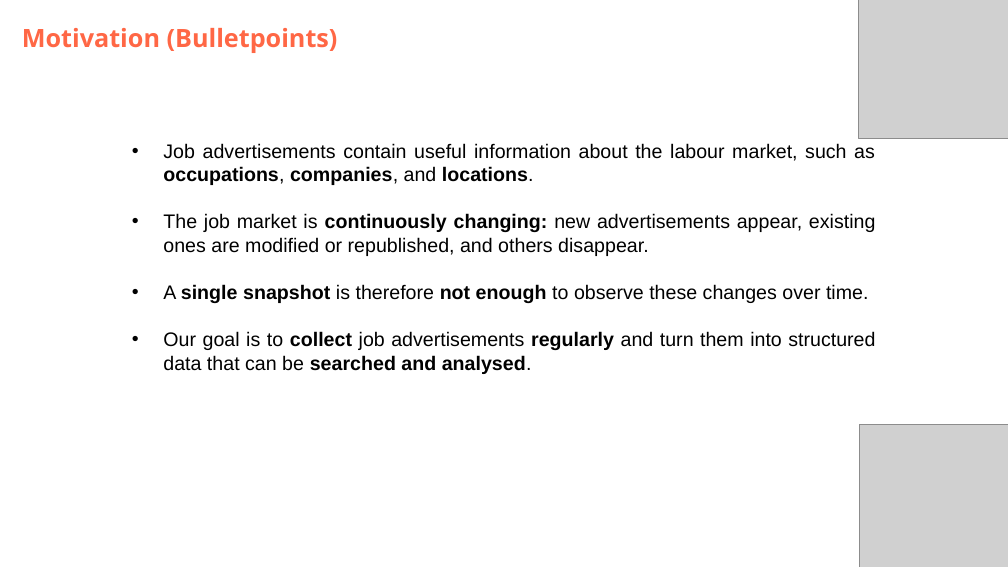
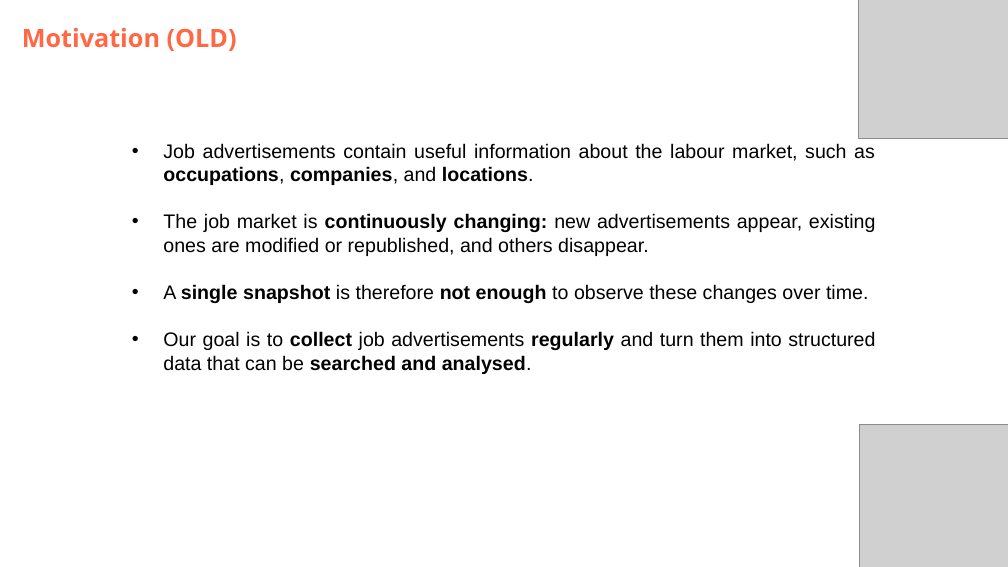
Before and after one commit to DataScientest-Studio/jun26bde-job-market, a slide deck: slide 17 of docs/defence/Defence.pptx (slide 16 before the commit). Drawn at 1008x567 pixels with LibreOffice and Linux fonts; fonts in the diff are those of the drawing; grey boxes stand for pictures; background and template pictures are left out. Boxes give left, top, right and bottom in pixels: in the first picture for what was removed or moved away, otherwise in the second. Text is boxed around its words. In the diff, an @@ line names an element or a change of style, - is before the commit and + after.

```diff
--- a/docs/defence/Defence.pptx
+++ b/docs/defence/Defence.pptx
@@ subtitle at (22, 28, 237, 51): text changed @@
-Motivation (Bulletpoints)
+Motivation (OLD)
```
Also in this commit, not shown: 2 other slides changed, 1 slide added, 1 slide removed, 4 other files.
